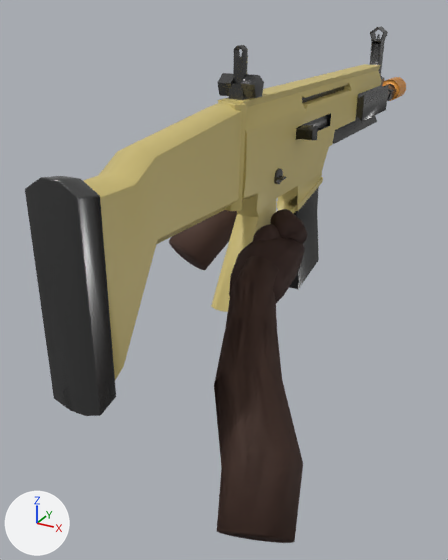
A saved change to the glTF model client/public/assets/weapons/ranger.glb.
The view is the same before and after, from a camera (50 mm lens) standing at (0.384, -0.572, 0.286) and looking at (-0.095, 0.297, -0.148). The axes (+X, +Y, +Z) are drawn at lower left. The lights are the same throughout. The older version comes first. Where no turn or scale is listed for an object, it has been applied to the vertices. Vertices at exactly the same position are counted once.

The first picture shows 'AUTHORED scarl IronSightGeometry', 'AUTHORED scarl MagazineGeometry', 'AUTHORED scarl StockGeometry', 'AUTHORED scarl WeaponBodyGeometry', 'ranger ONE_HAND RIGHT thenar mound', 'ranger TWO_HAND LEFT bare anatomical forearm', 'ranger TWO_HAND RIGHT bare anatomical forearm', 'ranger TWO_HAND RIGHT cupped sculpted palm', 'ranger TWO_HAND RIGHT opposable thumb', 'ranger TWO_HAND RIGHT thenar mound' and 4 more.
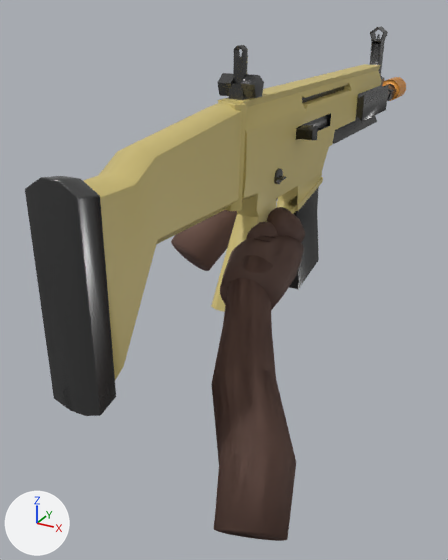
Changed parts and their boxes (x1, y1, x2, y2) in the pictures (448 x 560 px; the box of a moved part takes in the faces that stretch with it):
'ranger TWO_HAND RIGHT bare anatomical forearm', recoloured, reshaped (not visible afterwards)
    before: (214, 256, 303, 543)
'ranger ONE_HAND RIGHT bare anatomical forearm', recoloured, reshaped (not visible before)
    after: (211, 255, 296, 541)
'ranger ONE_HAND RIGHT cupped sculpted palm', recoloured, reshaped (not visible before)
    after: (220, 235, 304, 310)
'ranger TWO_HAND LEFT bare anatomical forearm', recoloured, reshaped
    before: (169, 210, 237, 270)
    after: (171, 198, 278, 271)
'ranger TWO_HAND RIGHT cupped sculpted palm', recoloured
    both: (229, 237, 305, 303)
'ranger TWO_HAND RIGHT opposable thumb', recoloured, reshaped (not visible afterwards)
    before: (270, 209, 307, 244)
'ranger ONE_HAND RIGHT opposable thumb', recoloured, reshaped (not visible before)
    after: (267, 207, 305, 243)
'ranger ONE_HAND RIGHT thenar mound', recoloured, moved, rescaled
    before: (253, 224, 280, 241)
    after: (246, 222, 278, 239)
'ranger TWO_HAND RIGHT thenar mound', recoloured, moved, rescaled
    before: (253, 224, 279, 241)
    after: (247, 223, 277, 238)
part 7 of me_ranger_two_hand_right_cupped_sculpted_palm, moved or reshaped (not visible afterwards)
    before: (229, 237, 305, 303)

What changed in the scene script:
```text
Change mat_bare_dark_skin_forearms_10:
    mat_bare_dark_skin_forearms_10.base_color: (0.0863, 0.0431, 0.0314) -> (0.161, 0.0863, 0.0667)  # brown #533b32 -> brown #705349
Change mat_deep_ebony_bare_skin_09:
    mat_deep_ebony_bare_skin_09.base_color: (0.0784, 0.0392, 0.0314) -> (0.176, 0.102, 0.0824)  # brown #4f3832 -> brown #745a51
Change me_ranger_one_hand_right_bare_anatomical_forearm:
    remove me_ranger_one_hand_right_bare_anatomical_forearm.from_pydata(...)  # 168 vertices, 332 faces; spans x 0.022..0.209, y -0.139..0.161, z -0.283..-0.018
    add me_ranger_one_hand_right_bare_anatomical_forearm.from_pydata(...)  # 168 vertices, 332 faces; spans x 0.017..0.2, y -0.137..0.161, z -0.281..-0.018
    me_ranger_one_hand_right_bare_anatomical_forearm part 1: 168 of 168 vertices moved; they spanned x 0.022..0.209, y -0.139..0.161, z -0.283..-0.018 and now span x 0.017..0.2, y -0.137..0.161, z -0.281..-0.018; mean shift (-0.006, 0.0, 0.0)
Change me_ranger_one_hand_right_cupped_sculpted_palm:
    remove me_ranger_one_hand_right_cupped_sculpted_palm.from_pydata(...)  # 140 vertices, 276 faces; spans x -0.001..0.0885, y 0.0954..0.2399, z -0.1002..-0.0135
    add me_ranger_one_hand_right_cupped_sculpted_palm.from_pydata(...)  # 140 vertices, 276 faces; spans x -0.0124..0.0879, y 0.0939..0.2403, z -0.1049..-0.0098
    me_ranger_one_hand_right_cupped_sculpted_palm part 2: 140 of 140 vertices moved; they spanned x -0.001..0.0885, y 0.0954..0.2399, z -0.1002..-0.0135 and now span x -0.0124..0.0879, y 0.0939..0.2403, z -0.1049..-0.0098; mean shift (-0.006, 0.0, 0.0)
Change me_ranger_one_hand_right_opposable_thumb:
    remove me_ranger_one_hand_right_opposable_thumb.from_pydata(...)  # 100 vertices, 196 faces; spans x 0.0071..0.0798, y 0.2009..0.2726, z -0.0379..0.0137
    add me_ranger_one_hand_right_opposable_thumb.from_pydata(...)  # 100 vertices, 196 faces; spans x 0.0048..0.0756, y 0.1989..0.2728, z -0.0401..0.0157
    me_ranger_one_hand_right_opposable_thumb part 3: 100 of 100 vertices moved; they spanned x 0.0071..0.0798, y 0.2009..0.2726, z -0.0379..0.0137 and now span x 0.0048..0.0756, y 0.1989..0.2728, z -0.0401..0.0157; mean shift (-0.0042, 0.0, 0.0)
Change me_sphere:
    remove me_sphere.from_pydata(...)  # 362 vertices, 720 faces; spans x -0.023..0.023, y -0.03..0.03, z -0.025..0.025
    add me_sphere.from_pydata(...)  # 362 vertices, 720 faces; spans x -0.0302..0.0302, y -0.0325..0.0325, z -0.028..0.028
    me_sphere part 4: the whole mesh is scaled about its middle by (1.31, 1.08, 1.12)
Change me_ranger_two_hand_left_bare_anatomical_forearm:
    remove me_ranger_two_hand_left_bare_anatomical_forearm.from_pydata(...)  # 168 vertices, 332 faces; spans x -0.224..-0.052, y 0.293..0.589, z -0.163..0.097
    add me_ranger_two_hand_left_bare_anatomical_forearm.from_pydata(...)  # 168 vertices, 332 faces; spans x -0.218..-0.045, y 0.292..0.59, z -0.164..0.099
    me_ranger_two_hand_left_bare_anatomical_forearm part 5: 168 of 168 vertices moved; they spanned x -0.224..-0.052, y 0.293..0.589, z -0.163..0.097 and now span x -0.218..-0.045, y 0.292..0.59, z -0.164..0.099; mean shift (0.006, 0.0, 0.0)
Change me_ranger_two_hand_right_bare_anatomical_forearm:
    remove me_ranger_two_hand_right_bare_anatomical_forearm.from_pydata(...)  # 168 vertices, 332 faces; spans x 0.022..0.209, y -0.139..0.161, z -0.283..-0.018
    add me_ranger_two_hand_right_bare_anatomical_forearm.from_pydata(...)  # 168 vertices, 332 faces; spans x 0.017..0.2, y -0.137..0.161, z -0.281..-0.018
    me_ranger_two_hand_right_bare_anatomical_forearm part 6: 168 of 168 vertices moved; they spanned x 0.022..0.209, y -0.139..0.161, z -0.283..-0.018 and now span x 0.017..0.2, y -0.137..0.161, z -0.281..-0.018; mean shift (-0.006, 0.0, 0.0)
Change me_ranger_two_hand_right_cupped_sculpted_palm:
    remove me_ranger_two_hand_right_cupped_sculpted_palm.from_pydata(...)  # 140 vertices, 276 faces; spans x -0.001..0.0885, y 0.0954..0.2399, z -0.1002..-0.0135
    add me_ranger_two_hand_right_cupped_sculpted_palm.from_pydata(...)  # 140 vertices, 276 faces; spans x -0.0124..0.0879, y 0.0939..0.2403, z -0.1049..-0.0098
    me_ranger_two_hand_right_cupped_sculpted_palm part 7: 140 of 140 vertices moved; they spanned x -0.001..0.0885, y 0.0954..0.2399, z -0.1002..-0.0135 and now span x -0.0124..0.0879, y 0.0939..0.2403, z -0.1049..-0.0098; mean shift (-0.006, 0.0, 0.0)
Change me_ranger_two_hand_right_opposable_thumb:
    remove me_ranger_two_hand_right_opposable_thumb.from_pydata(...)  # 100 vertices, 196 faces; spans x 0.0071..0.0798, y 0.2009..0.2726, z -0.0379..0.0137
    add me_ranger_two_hand_right_opposable_thumb.from_pydata(...)  # 100 vertices, 196 faces; spans x 0.0048..0.0756, y 0.1989..0.2728, z -0.0401..0.0157
    me_ranger_two_hand_right_opposable_thumb part 8: 100 of 100 vertices moved; they spanned x 0.0071..0.0798, y 0.2009..0.2726, z -0.0379..0.0137 and now span x 0.0048..0.0756, y 0.1989..0.2728, z -0.0401..0.0157; mean shift (-0.0042, 0.0, 0.0)
Change me_sphere_010:
    remove me_sphere_010.from_pydata(...)  # 362 vertices, 720 faces; spans x -0.023..0.023, y -0.03..0.03, z -0.025..0.025
    add me_sphere_010.from_pydata(...)  # 362 vertices, 720 faces; spans x -0.0302..0.0302, y -0.0325..0.0325, z -0.028..0.028
    me_sphere_010 part 9: the whole mesh is scaled about its middle by (1.31, 1.08, 1.12)
Change ob_ranger_one_hand_right_thenar_mound:
    ob_ranger_one_hand_right_thenar_mound.location: (0.03, 0.208, -0.027) -> (0.024, 0.208, -0.027)
Change ob_ranger_two_hand_right_thenar_mound:
    ob_ranger_two_hand_right_thenar_mound.location: (0.03, 0.208, -0.027) -> (0.024, 0.208, -0.027)
```
